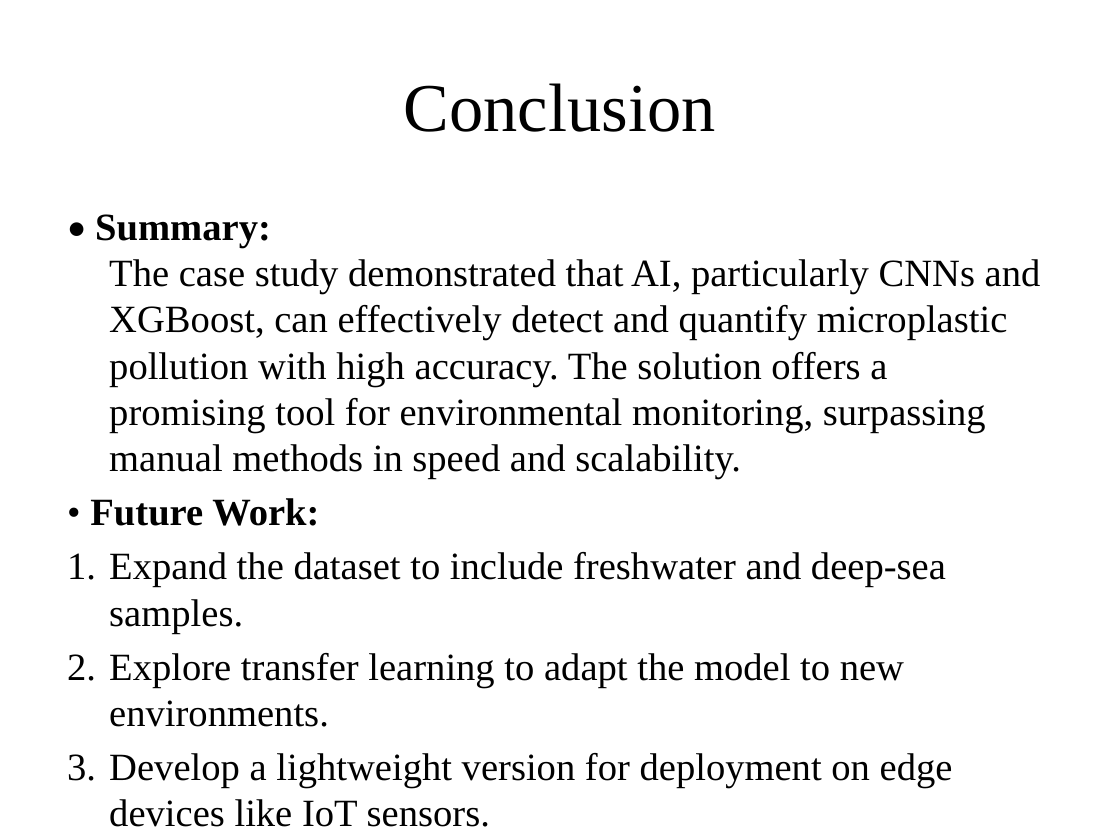
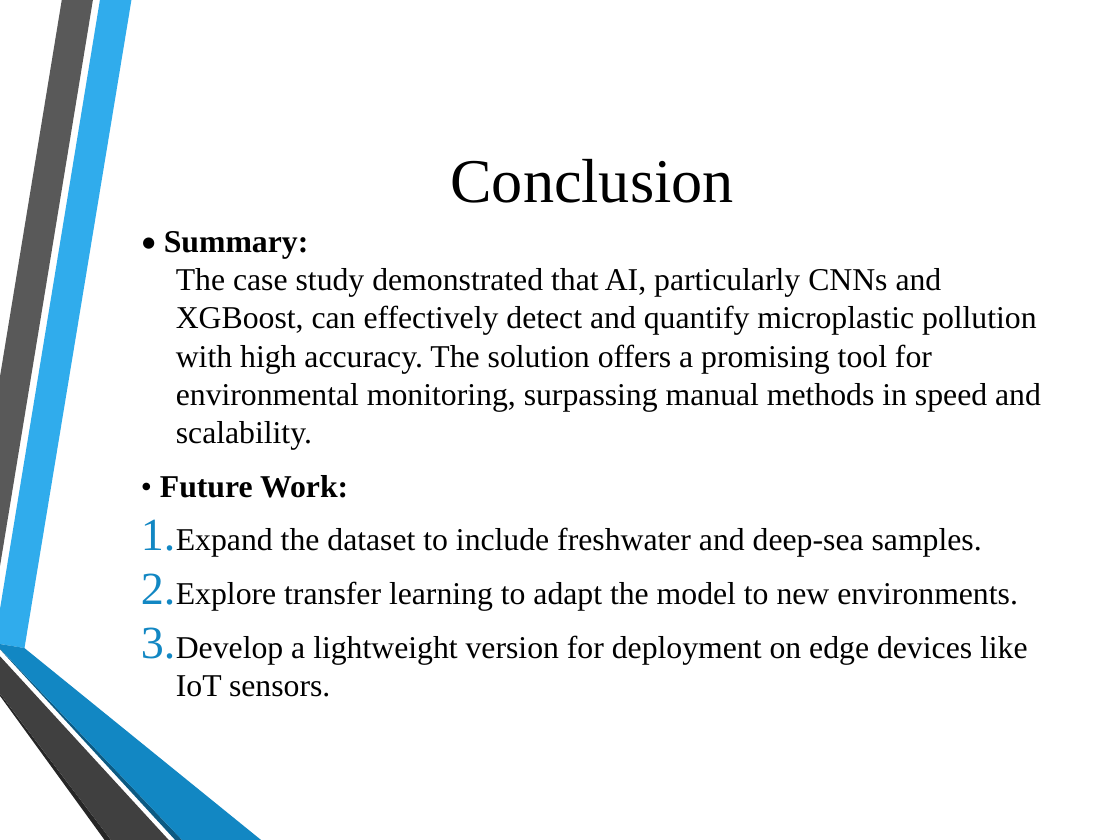
Before and after one commit to Hrishikeshgithub/Microplastic-Pollution-Detection-Using-AI, a slide deck: slide 8 of Microplastic Pollution Detection Using AI.pptx. Drawn at 1120x840 pixels with LibreOffice and Linux fonts; fonts in the diff are those of the drawing; background and template pictures are left out. Boxes give left, top, right and bottom in pixels: in the first picture for what was removed or moved away, otherwise in the second. Text is boxed around its words. In the diff, an @@ line names an element or a change of style, - is before the commit and + after.

```diff
--- a/Microplastic Pollution Detection Using AI.pptx
+++ b/Microplastic Pollution Detection Using AI.pptx
@@ title "Conclusion" moved from (x1=404, y1=83, x2=716, y2=132) to (x1=451, y1=158, x2=734, y2=203) @@
@@ title "Conclusion" at (x1=451, y1=158, x2=734, y2=203): size 44 to 40 pt @@
@@ text "• Summary: The case study ..." moved from (x1=90, y1=214, x2=1041, y2=827) to (x1=160, y1=268, x2=1041, y2=664) @@
@@ text "• Summary: The case study ..." at (x1=160, y1=268, x2=1041, y2=664): size 24.8 to 20.4 pt; indent changed; more space between paragraphs; vertical alignment top to middle @@
@@ group added at (x1=0, y1=0, x2=261, y2=840): 6 freeform shapes @@
```
Also in this commit, not shown: 8 other slides changed.
